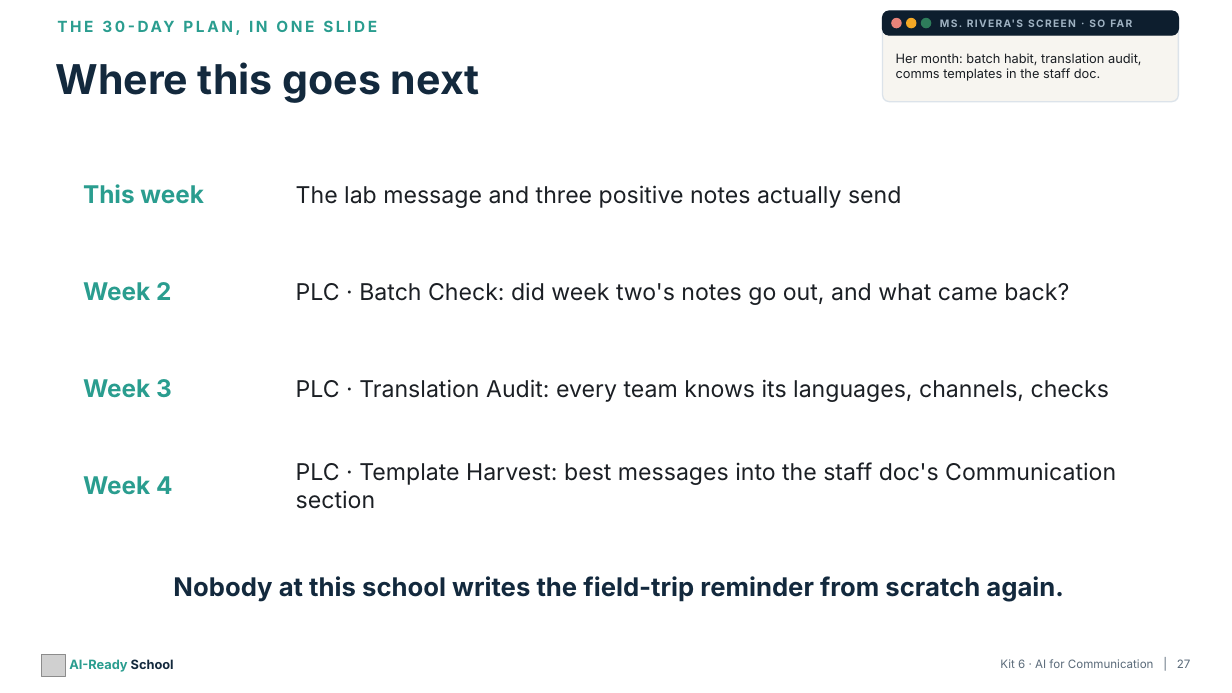
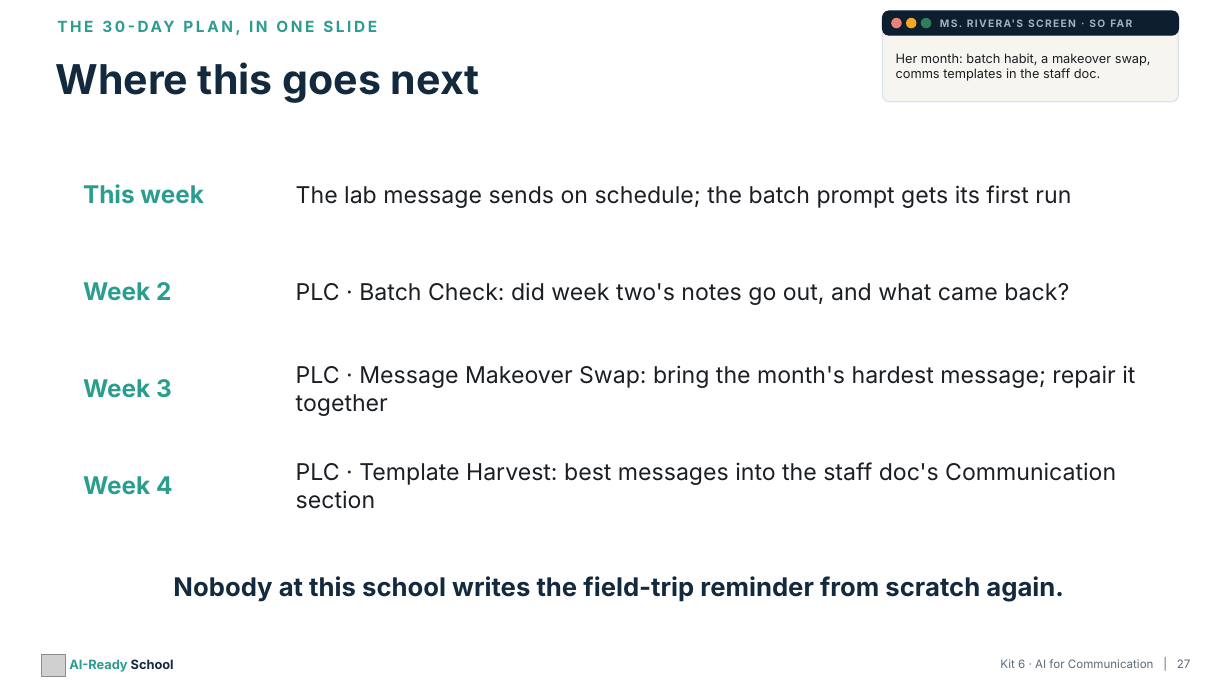
Before and after one commit to aspinozzi1/Ai-School-Ready, a slide deck: slide 27 of kits/kit06/Kit06_PresentationDeck.pptx. Drawn at 1232x693 pixels with LibreOffice and Linux fonts; fonts in the diff are those of the drawing; grey boxes stand for pictures. Boxes give left, top, right and bottom in pixels: in the first picture for what was removed or moved away, otherwise in the second. Text is boxed around its words. In the diff, an @@ line names an element or a change of style, - is before the commit and + after.

```diff
--- a/kits/kit06/Kit06_PresentationDeck.pptx
+++ b/kits/kit06/Kit06_PresentationDeck.pptx
@@ text at (896,53,1151,81): text changed @@
-Her month: batch habit, translation audit, comms templates in the staff doc.
+Her month: batch habit, a makeover swap, comms templates in the staff doc.
@@ text at (296,185,1071,208): text changed @@
-The lab message and three positive notes actually send
+The lab message sends on schedule; the batch prompt gets its first run
@@ text at (296,365,1135,416): text changed @@
-PLC · Translation Audit: every team knows its languages, channels, checks
+PLC · Message Makeover Swap: bring the month's hardest message; repair it together
```
Also in this commit, not shown: 13 other slides changed, 4 slides added, 4 slides removed, 21 other files.
